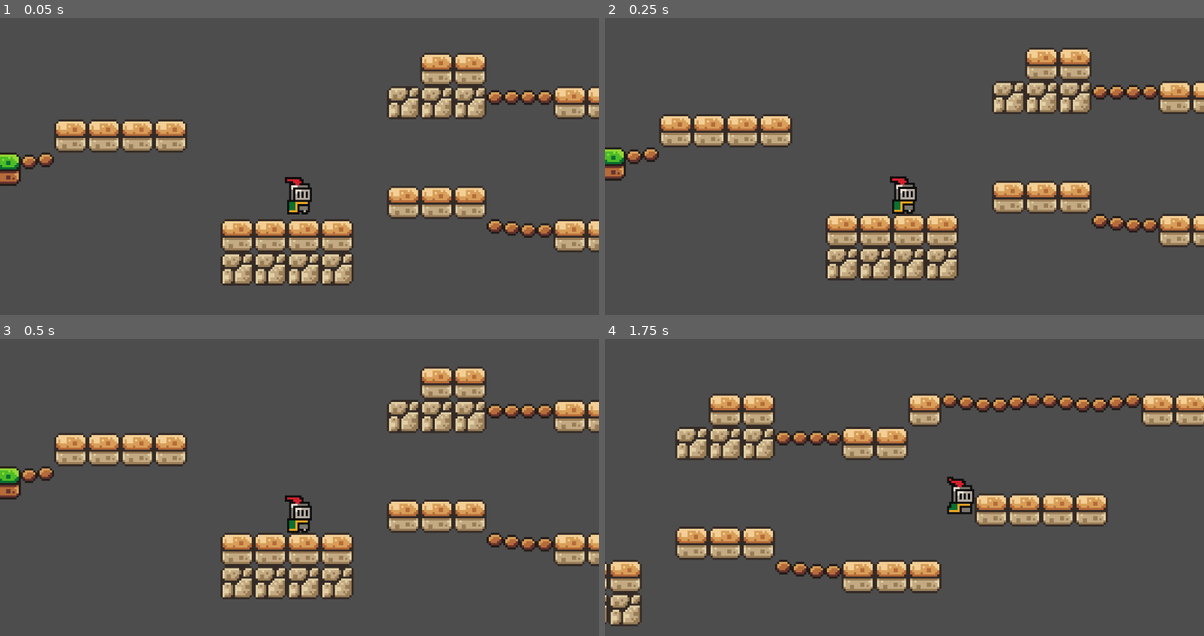
Above: before the commit, frames 1-4 (two rows, left to right).
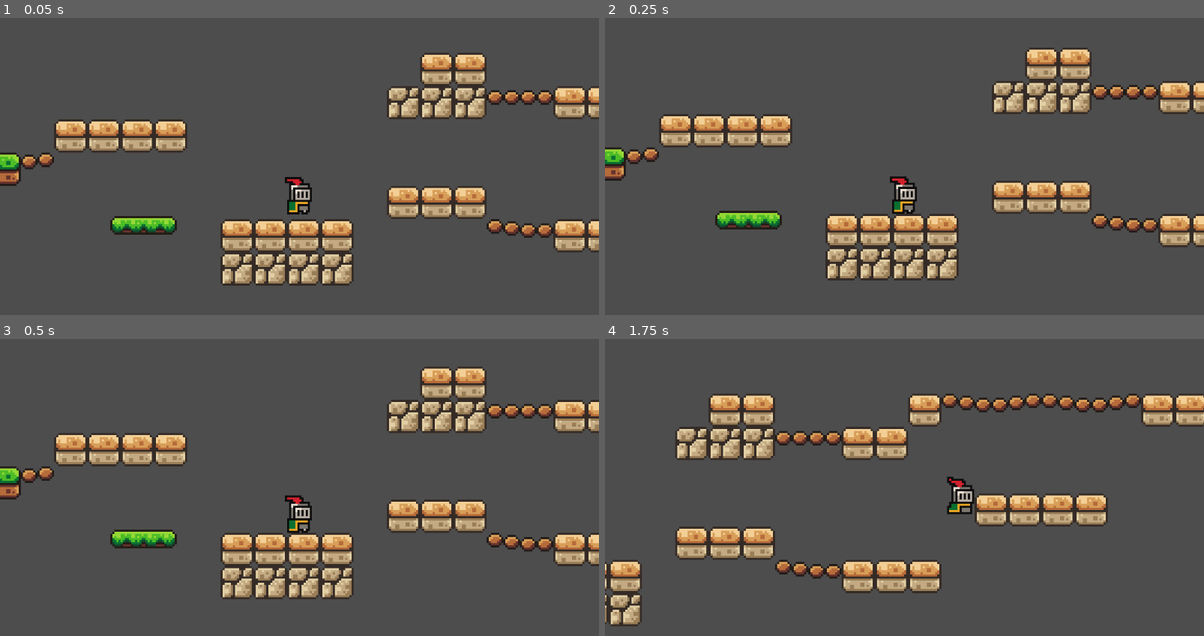
Above: after the commit, the same moments.

Repository: jon-jc/soulslikeplatformer-godot
Game: Godot game, scene res://scenes/game.tscn
The game is run twice, just before and just after one commit, with the same random seed, the same clock (stepped at 60 frames per second) and the same inputs.
Inputs:
- Up to frame 1 (0.05 s): no input
- Up to frame 2 (0.25 s): no input
- Up to frame 3 (0.5 s): no input
- Up to frame 4 (1.75 s): tap Enter (ui_accept) at 0.5, 0.77, 1.52 s; hold Right (ui_right) from 0.53 s (still down)

The runs differ from the first frame. In frame 1, 0.7% of the frame differs, in the area x 18-30%, y 66-73%; in frame 2, 0.7%; in frame 3, 0.7%, in the area x 18-30%, y 64-71%; in frame 4, nothing differs.

Commit message:
Add collidable platforms

Diff:
--- a/scenes/game.tscn
+++ b/scenes/game.tscn
@@ -1,7 +1,8 @@
-[gd_scene load_steps=6 format=3 uid="uid://cr5e53hp00ct6"]
+[gd_scene load_steps=7 format=3 uid="uid://cr5e53hp00ct6"]
 
 [ext_resource type="Texture2D" uid="uid://cx00nokfprd53" path="res://assets/sprites/world_tileset.png" id="1_g7023"]
 [ext_resource type="PackedScene" uid="uid://df28j0istm651" path="res://scenes/player.tscn" id="1_jtklt"]
+[ext_resource type="PackedScene" uid="uid://cp7dqwmfq7ouy" path="res://scenes/platform.tscn" id="3_1kdxb"]
 
 [sub_resource type="TileSetAtlasSource" id="TileSetAtlasSource_8qp14"]
 texture = ExtResource("1_g7023")
@@ -428,3 +429,6 @@
 [node name="CollisionShape2D" type="CollisionShape2D" parent="StaticBody2D"]
 position = Vector2(-5, 30)
 shape = SubResource("WorldBoundaryShape2D_87jm3")
+
+[node name="Platform" parent="." instance=ExtResource("3_1kdxb")]
+position = Vector2(-69, 19)
--- /dev/null
+++ b/scenes/platform.tscn
@@ -0,0 +1,18 @@
+[gd_scene load_steps=3 format=3 uid="uid://cp7dqwmfq7ouy"]
+
+[ext_resource type="Texture2D" uid="uid://bou12ckyyslj1" path="res://assets/sprites/platforms.png" id="1_ew4cs"]
+
+[sub_resource type="RectangleShape2D" id="RectangleShape2D_qt7up"]
+size = Vector2(32, 8.5)
+
+[node name="Platform" type="AnimatableBody2D"]
+
+[node name="Sprite2D" type="Sprite2D" parent="."]
+texture = ExtResource("1_ew4cs")
+region_enabled = true
+region_rect = Rect2(16, 0, 32, 9)
+
+[node name="CollisionShape2D" type="CollisionShape2D" parent="."]
+position = Vector2(0, 0.25)
+shape = SubResource("RectangleShape2D_qt7up")
+one_way_collision = true
--- a/scenes/player.tscn
+++ b/scenes/player.tscn
@@ -43,12 +43,13 @@
 radius = 5.0
 
 [node name="CharacterBody2D" type="CharacterBody2D"]
+z_index = 5
 script = ExtResource("1_3b7iu")
 
 [node name="AnimatedSprite2D" type="AnimatedSprite2D" parent="."]
 sprite_frames = SubResource("SpriteFrames_7adt2")
 autoplay = "default"
-frame_progress = 0.890264
+frame_progress = 0.66515
 
 [node name="CollisionShape2D" type="CollisionShape2D" parent="."]
 position = Vector2(0, 7)
